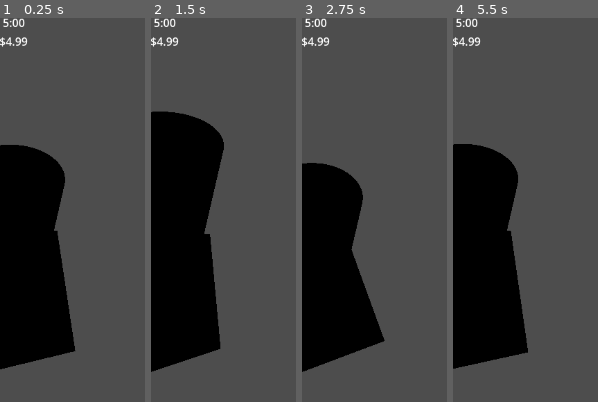
Above: before the commit, frames 1-4 (left to right).
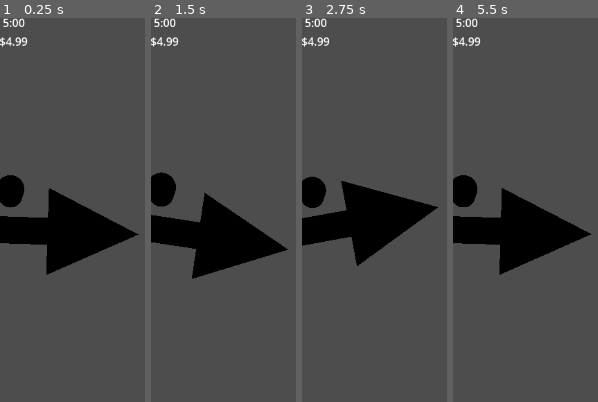
Above: after the commit, the same moments.

Repository: purpletissuebox/gwj80
Game: Godot game, scene res://ui/user_interface.tscn
Two runs of this game, one before a commit and one after it. Both use one fixed random seed, a clock stepped at 60 frames per second and the inputs below. This scene is started directly instead of the project's main scene.
Inputs (mouse positions are in pixels of both pictures, inside the frame that each line leads up to):
- Up to frame 1 (0.25 s): no input
- Up to frame 2 (1.5 s): move the mouse to (outside the picture) at 0.52 s; move the mouse to (outside the picture) at 1.27 s
- Up to frame 3 (2.75 s): move the mouse to (outside the picture) at 2.02 s
- Up to frame 4 (5.5 s): move the mouse to (outside the picture) at 2.77 s; move the mouse to (outside the picture) at 3.52 s; move the mouse to (outside the picture) at 4.27 s; move the mouse to (outside the picture) at 5.02 s

The runs differ from the first frame. In frame 1, 25% of the frame differs, in the area x 0-96%, y 33-92%; in frame 2, 29%, in the area x 0-95%, y 24-93%; in frame 3, 23%; in frame 4, 25%.

Commit message:
feat: arrow properly tracks and no crashes

Diff:
--- a/levels/Arrow/Arrow.tscn
+++ b/levels/Arrow/Arrow.tscn
@@ -1,12 +1,10 @@
-[gd_scene load_steps=5 format=3 uid="uid://bowckl7frd3hn"]
+[gd_scene load_steps=4 format=3 uid="uid://bowckl7frd3hn"]
 
 [ext_resource type="Script" uid="uid://ctvpxhlwb6ims" path="res://levels/Arrow/mesh_instance_3d.gd" id="1_jub6x"]
 
-[sub_resource type="PrismMesh" id="PrismMesh_l3oxe"]
+[sub_resource type="BoxMesh" id="BoxMesh_jub6x"]
 
-[sub_resource type="Skin" id="Skin_l3oxe"]
-
-[sub_resource type="CylinderMesh" id="CylinderMesh_jub6x"]
+[sub_resource type="PrismMesh" id="PrismMesh_jub6x"]
 
 [node name="Arrow" type="Control"]
 layout_mode = 3
@@ -23,15 +21,13 @@
 transform = Transform3D(0.99989, 0, -0.0148348, 0, 1, 0, 0.0148348, 0, 0.99989, 0, 0, 0)
 
 [node name="Camera3D" type="Camera3D" parent="Node3D"]
-transform = Transform3D(0.999946, -0.00909784, -0.00508517, 0.00967534, 0.628867, 0.777453, -0.00387525, -0.77746, 0.628921, 0.0283104, 2.20762, 1.72402)
+transform = Transform3D(0.999822, -0.0123975, -0.0142504, 0.0143869, 0.0109901, 0.999836, -0.0122389, -0.999863, 0.0111665, 0.0252827, 9.09581, 1.51995)
 
 [node name="MeshInstance3D" type="MeshInstance3D" parent="Node3D"]
-transform = Transform3D(0.999777, 0.0148335, -0.0150221, -0.0148336, -0.0127405, -0.999809, -0.0150221, 0.999809, -0.0125176, 0.0132419, 0, 0.892531)
-mesh = SubResource("PrismMesh_l3oxe")
-skin = SubResource("Skin_l3oxe")
+transform = Transform3D(1.0374, 0, -2.6077e-08, 0, 1, 0, 0, 0, 3.5207, 0.0215723, 0, 1.45401)
+mesh = SubResource("BoxMesh_jub6x")
 script = ExtResource("1_jub6x")
 
-[node name="MeshInstance3D2" type="MeshInstance3D" parent="Node3D/MeshInstance3D"]
-transform = Transform3D(0.605789, -0.000452715, -0.016738, 0.000277854, -0.986987, 0.0174391, -0.0179751, -0.0305139, -0.563826, -0.000103905, -1.32007, -0.00700337)
-mesh = SubResource("CylinderMesh_jub6x")
-skeleton = NodePath("../..")
+[node name="MeshInstance3D" type="MeshInstance3D" parent="Node3D/MeshInstance3D"]
+transform = Transform3D(0.0443055, -0.0490464, -0.87251, 3.28546, -6.4888e-05, 0.0117989, -0.00245251, -0.972992, 0.0439806, 0.0281665, 0, -0.906003)
+mesh = SubResource("PrismMesh_jub6x")
--- a/levels/Arrow/mesh_instance_3d.gd
+++ b/levels/Arrow/mesh_instance_3d.gd
@@ -1,7 +1,7 @@
 extends MeshInstance3D
 
 func _process(delta):
-	var target_plane = Plane(Vector3(0,0,-1), position.z)
+	var target_plane = Plane(Vector3(0,1,0), position.y)
 	var ray_len = 1000
 	var mp = get_viewport().get_mouse_position()
 	var from = $"../Camera3D".project_ray_origin(mp)
